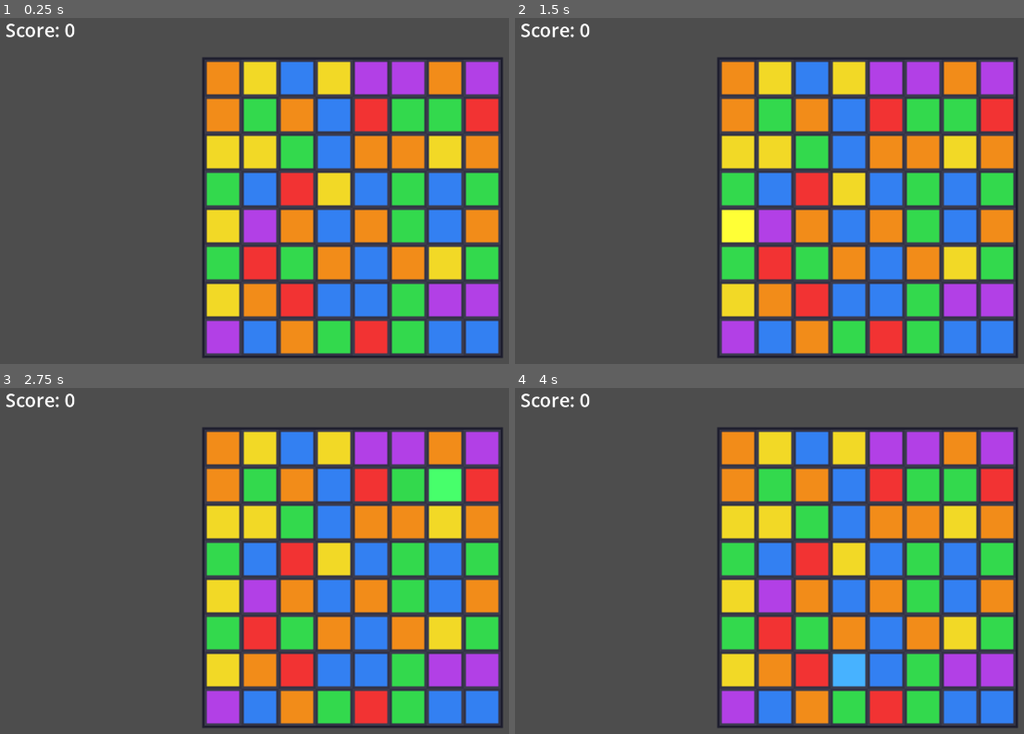
Above: before the commit, frames 1-4 (two rows, left to right).
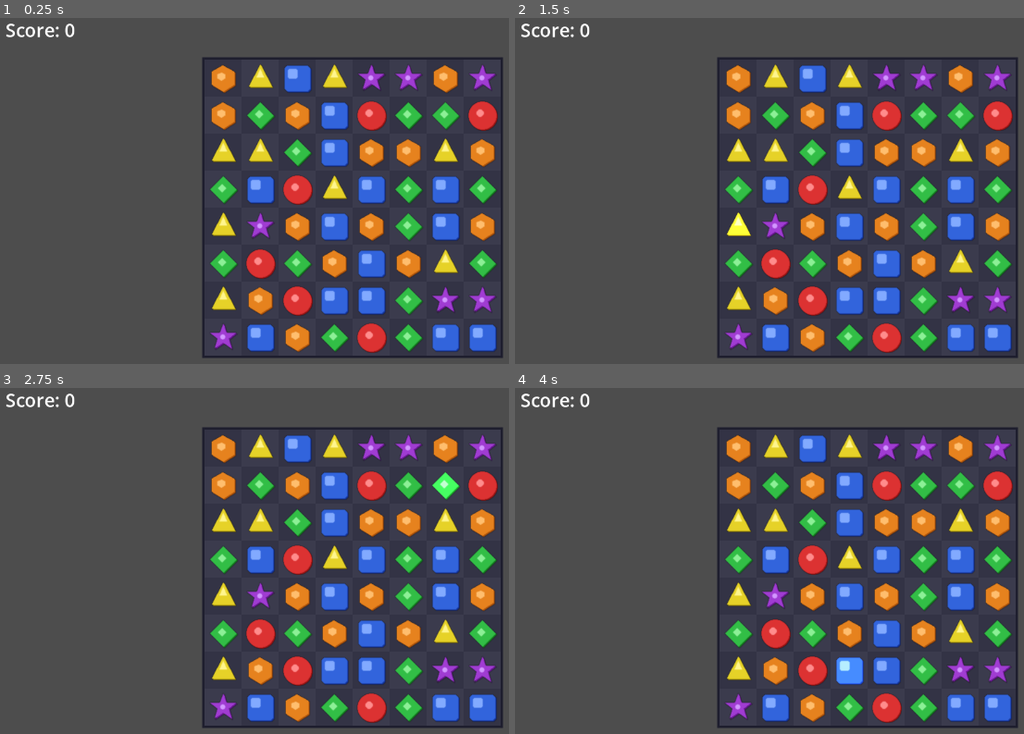
Above: after the commit, the same moments.

Repository: PhyrexTsai/godot-candy-crush
Game: Godot game, scene res://scenes/main.tscn
Two runs of this game, one before a commit and one after it. Both use one fixed random seed, a clock stepped at 60 frames per second and the inputs below.
Inputs (mouse positions are in pixels of both pictures, inside the frame that each line leads up to):
- Up to frame 1 (0.25 s): no input
- Up to frame 2 (1.5 s): tap Enter at 0.5 s; move the mouse to (outside the picture) at 0.52 s; click (outside the picture) at 0.67 s; tap Space at 1.25 s; move the mouse to (718, 229) at 1.27 s; click (718, 229) at 1.42 s
- Up to frame 3 (2.75 s): tap Enter at 2 s; move the mouse to (427, 484) at 2.02 s; click (427, 484) at 2.17 s
- Up to frame 4 (4 s): tap Space at 2.75 s; move the mouse to (830, 661) at 2.77 s; click (830, 661) at 2.92 s; tap Enter at 3.5 s; move the mouse to (outside the picture) at 3.52 s; click (outside the picture) at 3.67 s

The runs differ from the first frame. In frame 1, 34% of the frame differs, in the area x 40-98%, y 12-98%; in frame 2, 34%; in frame 3, 34%; in frame 4, 34%.

Commit message:
feat: replace solid color rectangles with shaped candy sprites
Generate 6 distinct candy sprites (circle, square, diamond, triangle,
star, hexagon) via Pillow and swap ColorRect nodes for Sprite2D with
preloaded textures.

Co-Authored-By: Claude Opus 4.6 <noreply@anthropic.com>

Diff:
--- a/scripts/main.gd
+++ b/scripts/main.gd
@@ -6,13 +6,13 @@
 const BOARD_OFFSET := Vector2(384, 104)  # Center 512x512 in 1280x720
 const MARGIN := 4.0
 
-const CANDY_COLORS := [
-	Color(0.95, 0.2, 0.2),   # Red
-	Color(0.2, 0.5, 0.95),   # Blue
-	Color(0.2, 0.85, 0.3),   # Green
-	Color(0.95, 0.85, 0.15), # Yellow
-	Color(0.7, 0.25, 0.9),   # Purple
-	Color(0.95, 0.55, 0.1),  # Orange
+const CANDY_TEXTURES: Array[Texture2D] = [
+	preload("res://assets/sprites/candy_0.png"),
+	preload("res://assets/sprites/candy_1.png"),
+	preload("res://assets/sprites/candy_2.png"),
+	preload("res://assets/sprites/candy_3.png"),
+	preload("res://assets/sprites/candy_4.png"),
+	preload("res://assets/sprites/candy_5.png"),
 ]
 
 var grid: Array = []
@@ -111,10 +111,10 @@
 func _create_candy_node(x: int, y: int) -> void:
 	if grid[x][y] < 0:
 		return
-	var candy := ColorRect.new()
-	candy.size = Vector2(CELL_SIZE - MARGIN * 2, CELL_SIZE - MARGIN * 2)
+	var candy := Sprite2D.new()
+	candy.texture = CANDY_TEXTURES[grid[x][y]]
+	candy.centered = false
 	candy.position = _grid_to_pixel(Vector2i(x, y)) + Vector2(MARGIN, MARGIN)
-	candy.color = CANDY_COLORS[grid[x][y]]
 	add_child(candy)
 	candy_nodes[x][y] = candy
 
@@ -173,7 +173,7 @@
 
 
 func _highlight(cell: Vector2i, on: bool) -> void:
-	var node: ColorRect = candy_nodes[cell.x][cell.y]
+	var node: Sprite2D = candy_nodes[cell.x][cell.y]
 	if node:
 		node.modulate = Color(1.4, 1.4, 1.4) if on else Color.WHITE
 
@@ -203,14 +203,14 @@
 	grid[a.x][a.y] = grid[b.x][b.y]
 	grid[b.x][b.y] = tmp
 
-	var tmp_node: ColorRect = candy_nodes[a.x][a.y]
+	var tmp_node: Sprite2D = candy_nodes[a.x][a.y]
 	candy_nodes[a.x][a.y] = candy_nodes[b.x][b.y]
 	candy_nodes[b.x][b.y] = tmp_node
 
 
 func _animate_swap(a: Vector2i, b: Vector2i) -> void:
-	var node_a: ColorRect = candy_nodes[a.x][a.y]
-	var node_b: ColorRect = candy_nodes[b.x][b.y]
+	var node_a: Sprite2D = candy_nodes[a.x][a.y]
+	var node_b: Sprite2D = candy_nodes[b.x][b.y]
 	var pos_a := _grid_to_pixel(a) + Vector2(MARGIN, MARGIN)
 	var pos_b := _grid_to_pixel(b) + Vector2(MARGIN, MARGIN)
 
@@ -267,7 +267,7 @@
 
 	# Remove matched candies
 	for cell in matches:
-		var node: ColorRect = candy_nodes[cell.x][cell.y]
+		var node: Sprite2D = candy_nodes[cell.x][cell.y]
 		if node:
 			node.queue_free()
 			candy_nodes[cell.x][cell.y] = null
@@ -332,7 +332,7 @@
 			if grid[x][y] < 0:
 				grid[x][y] = randi() % CANDY_TYPES
 				_create_candy_node(x, y)
-				var node: ColorRect = candy_nodes[x][y]
+				var node: Sprite2D = candy_nodes[x][y]
 				var target: Vector2 = node.position
 				# Start above board, staggered by position
 				node.position.y = BOARD_OFFSET.y - (empty_count - drop_index) * CELL_SIZE
Binary file added: assets/sprites/candy_0.png
Binary file added: assets/sprites/candy_1.png
Binary file added: assets/sprites/candy_2.png
Binary file added: assets/sprites/candy_3.png
Binary file added: assets/sprites/candy_4.png
Binary file added: assets/sprites/candy_5.png
Not shown, added: tools/generate_sprites.py
